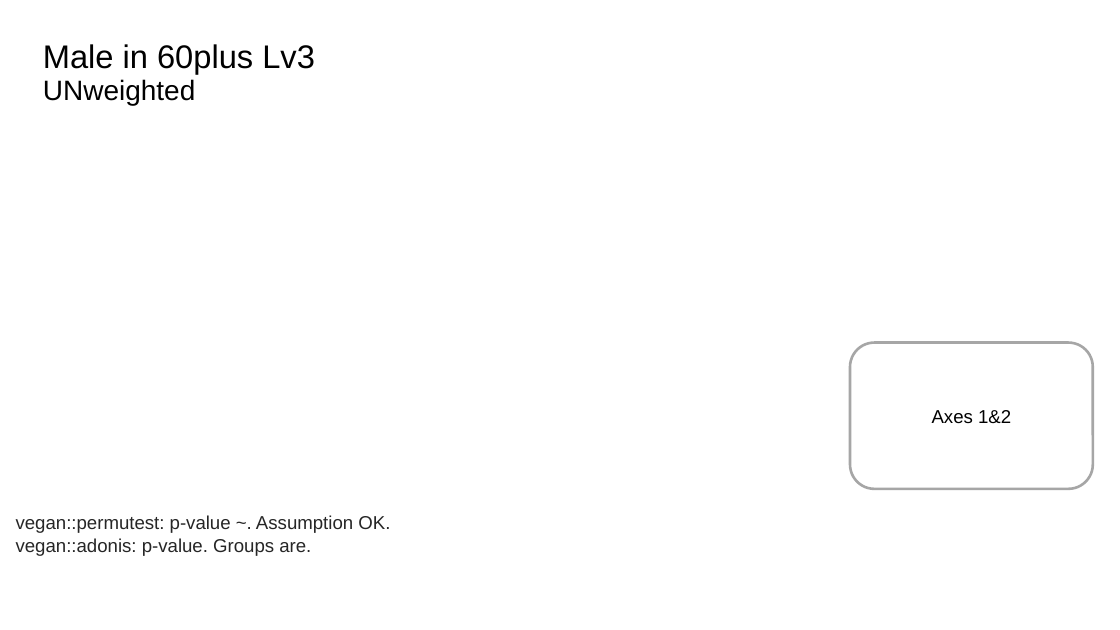
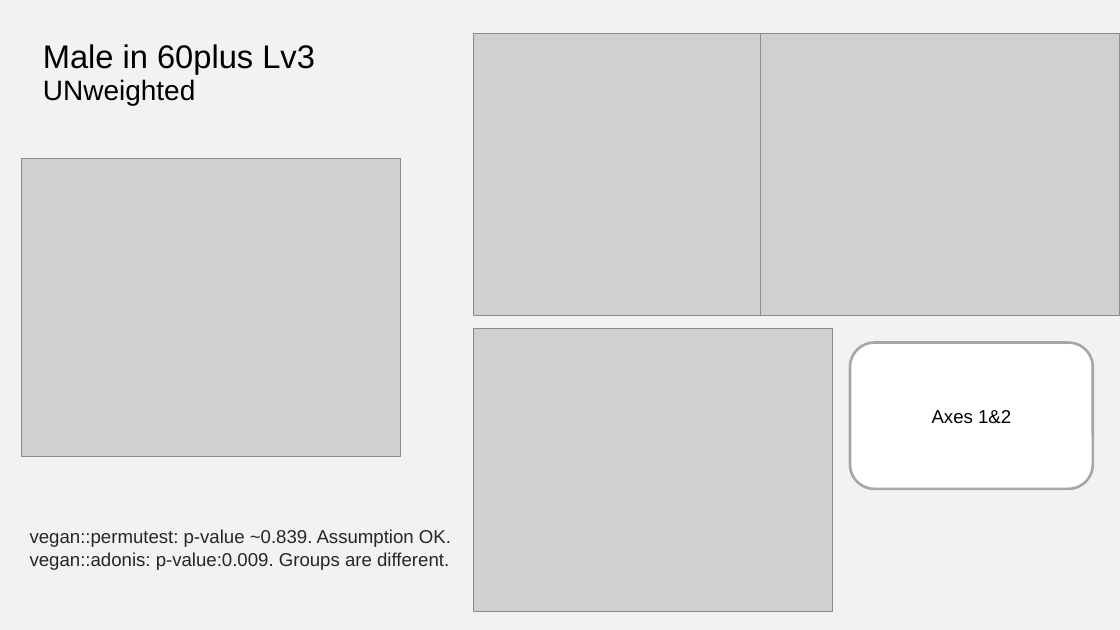
Before and after one commit to computational-nutrition-lab/dietary_patterns, a slide deck: slide 23 of eg_data/NHANES/Laboratory_data/Ordination/Ordination summary.pptx (slide 24 before the commit). Drawn at 1120x630 pixels with LibreOffice and Linux fonts; fonts in the diff are those of the drawing; grey boxes stand for pictures. Boxes give left, top, right and bottom in pixels: in the first picture for what was removed or moved away, otherwise in the second. Text is boxed around its words. In the diff, an @@ line names an element or a change of style, - is before the commit and + after.

```diff
--- a/eg_data/NHANES/Laboratory_data/Ordination/Ordination summary.pptx
+++ b/eg_data/NHANES/Laboratory_data/Ordination/Ordination summary.pptx
@@ background #FFFFFF to #F2F2F2 @@
@@ picture added at [474, 33, 833, 315] @@
@@ picture added at [761, 33, 1120, 315] @@
@@ picture added at [21, 159, 400, 456] @@
@@ picture added at [474, 329, 833, 611] @@
@@ text at [30, 529, 451, 570]: text changed @@
-vegan::permutest: p-value ~. Assumption OK.
-vegan::adonis: p-value. Groups are.
+vegan::permutest: p-value ~0.839. Assumption OK.
+vegan::adonis: p-value:0.009. Groups are different.
```
Also in this commit, not shown: 27 other slides changed, 1 slide added, 59 other files.
